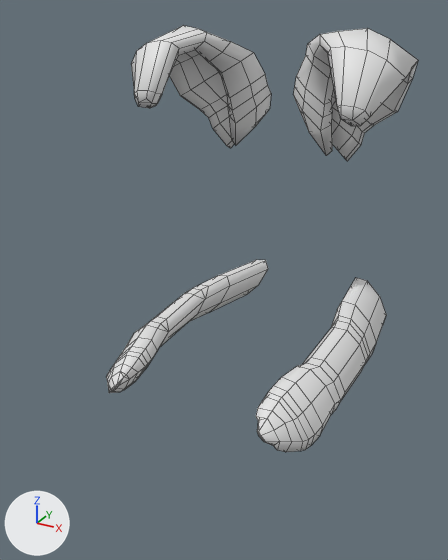
Renders of the FBX model Assets/Models/Art Assets/Bunny/model/bunny.fbx from each side of a commit.
The view is the same before and after, from a 50 mm lens placed at (0.368, -0.874, 0.793), pointed at (-0.001, -0.203, 0.457). The axes (+X, +Y, +Z) are drawn at lower left. The lights are the same throughout. Mesh edges are drawn as thin lines. Where no turn or scale is listed for an object, it has been applied to the vertices.

The first picture shows 'ears'.
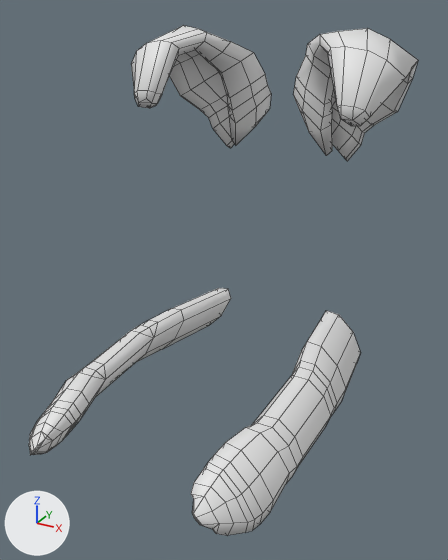
Where the newer file only moved an object's origin or applied its transform, the numbers keep the older frame.

Boxes (x1, y1, x2, y2) around the edits, measured in the pictures (448 x 560 px; the box of a moved part takes in the faces that stretch with it):
'ears', reshaped (25% wider, 20% taller)
    before: (106, 25, 418, 452)
    after: (29, 25, 418, 536)
part 1 of me_plane, moved or reshaped
    before: (256, 278, 386, 452)
    after: (191, 310, 361, 536)
part 2 of me_plane, moved or reshaped
    before: (106, 260, 268, 393)
    after: (29, 288, 231, 455)

Diff of the bpy script that builds the scene:
```diff
--- a/Assets/Models/Art Assets/Bunny/model/bunny.fbx.py
+++ b/Assets/Models/Art Assets/Bunny/model/bunny.fbx.py
@@ me_plane @@
 me_plane.from_pydata(...)  # 498 vertices, 530 faces; spans x -0.18..0.197, y -0.318..0.135, z 0.269..0.77
 # used by ob_ears; location = (0.0, 0.0, 0.0)
+# me_plane part 1: the loose piece of 113 vertices spanning x 0.077..0.17, y -0.317..0.135, z 0.27..0.364 is moved by (0.0, -0.15, 0.0)
+# me_plane part 2: the loose piece of 113 vertices spanning x -0.172..-0.086, y -0.318..0.132, z 0.269..0.363 is moved by (0.0, -0.15, 0.0)
```
